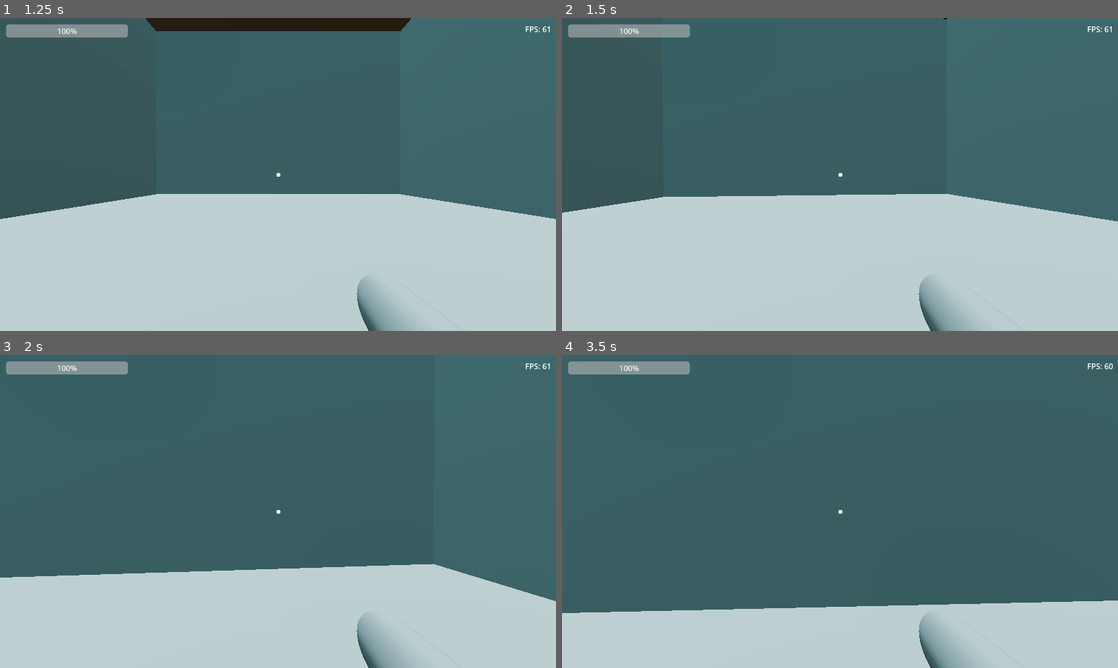
Above: before the commit, frames 1-4 (two rows, left to right).
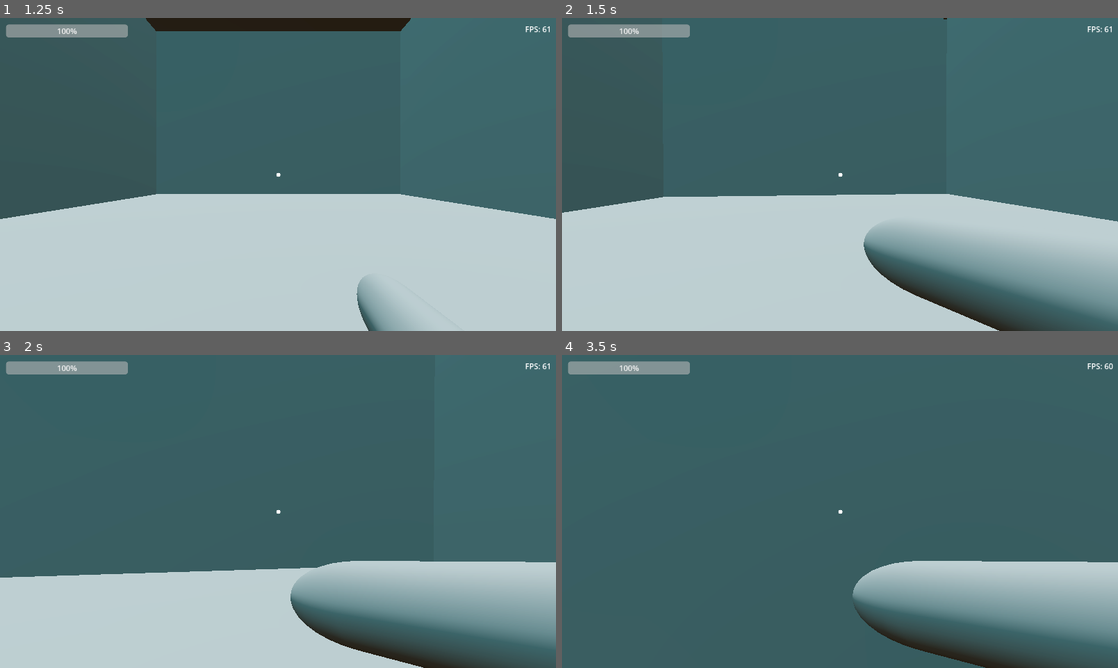
Above: after the commit, the same moments.

Repository: BingleyPro/time-drift
Game: Godot game, scene res://scenes/mainMenu.tscn
The game is run twice, just before and just after one commit, with the same random seed, the same clock (stepped at 60 frames per second) and the same inputs.
Inputs (mouse positions are in pixels of both pictures, inside the frame that each line leads up to):
- Up to frame 1 (1.25 s): click (278, 171) at 0.5 s
- Up to frame 2 (1.5 s): tap Enter at 1.25 s; move the mouse to (867, 174) at 1.27 s; hold W (up) from 1.28 s (still down); hold T (switch_timeline) from 1.28 s (still down); click (867, 174) at 1.42 s
- Up to frame 3 (2 s): keep holding W (up); keep holding T (switch_timeline); tap Space (jump) at 1.52 s
- Up to frame 4 (3.5 s): keep holding W (up); move the mouse to (812, 511) at 2.02 s; release T (switch_timeline) at 2.03 s; tap C (crouch) at 2.1 s; click (812, 511) at 2.17 s; tap Space (jump) at 2.27 s; tap T (switch_timeline) at 2.3 s; move the mouse to (851, 505) at 2.77 s; hold T (switch_timeline) from 2.78 s (still down); tap E (interact) at 2.85 s; click (851, 505) at 2.92 s

Frame 1 is identical in both runs. In frame 2, 11% of the frame differs, in the area x 54-100%, y 66-100%; in frame 3, 13%; in frame 4, 26%, in the area x 0-100%, y 65-100%.

Commit message:
added animation when press 't' to change timeline

Diff:
--- a/levels/level_1.tscn
+++ b/levels/level_1.tscn
@@ -98,8 +98,7 @@
 light_energy = 1.15
 shadow_enabled = true
 
-[node name="Player" parent="." node_paths=PackedStringArray("timeline_manager") instance=ExtResource("1_awnm3")]
-timeline_manager = NodePath("../TimelineManager")
+[node name="Player" parent="." instance=ExtResource("1_awnm3")]
 
 [node name="HUD" parent="." instance=ExtResource("1_1o0q2")]
 
--- a/scenes/player.gd
+++ b/scenes/player.gd
@@ -8,17 +8,19 @@
 }
 var hud: Node = null
 
-@export var timeline_manager: Node
-
 # All of the actually important stuff
 @onready var head := $head
 @onready var plrGUI := $PlayerGUI
 @onready var InteractRaycast := $head/RayCast3D
 @onready var camera := $head/Camera3D
 @onready var animator := $AnimationPlayer
+@onready var timeline_manager := get_parent().get_node("TimelineManager")
 var currentBody : Interactible3D = null
 var currentState : CharacterState = CharacterState.WALKING
 @onready var SPEED = DEFAULT_SPEED # DEFAULT_SPEED doesn't load until _ready(), so we have to use @onready (you could also just move SPEED a bit to the bottom)
+
+var is_arm_up = false
+var selecting_timeline = false
 
 # Options
 @export var DEFAULT_SPEED := 3
@@ -111,6 +113,28 @@
 		mouseInput.y += event.relative.y
 		self.rotation_degrees.y -= mouseInput.x * mouse_sensitivity
 		head.rotation_degrees.x -= mouseInput.y * mouse_sensitivity
+
+	if event is InputEventKey:
+		if event.pressed and event.keycode == Key.KEY_T:
+			if not is_arm_up:
+				animator.play("arm")
+				is_arm_up = true
+				selecting_timeline = true
+			else:
+				animator.play_backwards("arm")
+				is_arm_up = false
+				selecting_timeline = false
+	elif selecting_timeline and event is InputEventMouseButton:
+		if event.button_index == MOUSE_BUTTON_WHEEL_UP and event.pressed:
+			timeline_manager.next_timeline()
+		elif event.button_index == MOUSE_BUTTON_WHEEL_DOWN and event.pressed:
+			timeline_manager.previous_timeline()
+	elif selecting_timeline and event is InputEventMouseButton and event.button_index == MOUSE_BUTTON_LEFT and event.pressed:
+		timeline_manager.select_current_timeline()
+		animator.play_backwards("arm")
+		is_arm_up = false
+		selecting_timeline = false
+		Input.set_mouse_mode(Input.MOUSE_MODE_CAPTURED)
 
 #endregion
 
--- a/scenes/player.tscn
+++ b/scenes/player.tscn
@@ -38,6 +38,30 @@
 "points": PackedFloat32Array(75, -0.25, 0, 0.25, 0),
 "times": PackedFloat32Array(0)
 }
+tracks/3/type = "value"
+tracks/3/imported = false
+tracks/3/enabled = true
+tracks/3/path = NodePath("head/arm:position")
+tracks/3/interp = 1
+tracks/3/loop_wrap = true
+tracks/3/keys = {
+"times": PackedFloat32Array(0),
+"transitions": PackedFloat32Array(1),
+"update": 0,
+"values": [Vector3(0.153604, -0.182389, -0.168578)]
+}
+tracks/4/type = "value"
+tracks/4/imported = false
+tracks/4/enabled = true
+tracks/4/path = NodePath("head/arm:rotation")
+tracks/4/interp = 1
+tracks/4/loop_wrap = true
+tracks/4/keys = {
+"times": PackedFloat32Array(0),
+"transitions": PackedFloat32Array(1),
+"update": 0,
+"values": [Vector3(-1.70581, 0, 0)]
+}
 
 [sub_resource type="Animation" id="Animation_nuoua"]
 resource_name = "crouch"
@@ -72,13 +96,38 @@
 "times": PackedFloat32Array(0, 0.5)
 }
 
-[sub_resource type="Animation" id="Animation_w0me1"]
-resource_name = "arm time"
+[sub_resource type="Animation" id="Animation_v5hns"]
+resource_name = "arm"
+length = 0.25
+tracks/0/type = "value"
+tracks/0/imported = false
+tracks/0/enabled = true
+tracks/0/path = NodePath("head/arm:position")
+tracks/0/interp = 1
+tracks/0/loop_wrap = true
+tracks/0/keys = {
+"times": PackedFloat32Array(0, 0.1),
+"transitions": PackedFloat32Array(1, 1),
+"update": 0,
+"values": [Vector3(0.153604, -0.182389, -0.168578), Vector3(0.154, -0.102, -0.169)]
+}
+tracks/1/type = "value"
+tracks/1/imported = false
+tracks/1/enabled = true
+tracks/1/path = NodePath("head/arm:rotation")
+tracks/1/interp = 1
+tracks/1/loop_wrap = true
+tracks/1/keys = {
+"times": PackedFloat32Array(0, 0.233333),
+"transitions": PackedFloat32Array(1, 1),
+"update": 0,
+"values": [Vector3(-1.70581, 0, 0), Vector3(-1.43578, -2.13101, 3.14159)]
+}
 
 [sub_resource type="AnimationLibrary" id="AnimationLibrary_auuwx"]
 _data = {
 "RESET": SubResource("Animation_fnymu"),
-"arm time": SubResource("Animation_w0me1"),
+"arm": SubResource("Animation_v5hns"),
 "crouch": SubResource("Animation_nuoua"),
 "sprint": SubResource("Animation_px50k")
 }
--- a/scripts/timeline_manager.gd
+++ b/scripts/timeline_manager.gd
@@ -41,3 +41,28 @@
 	if event.is_action_pressed("switch_timeline"):
 		var new_index = (current_timeline_index + 1) % timeline_layers.size()
 		switch_timeline(new_index)
+
+var selected_timeline = 0
+
+func next_timeline():
+	selected_timeline = (selected_timeline + 1) % timeline_layers.size()
+	highlight_timeline(selected_timeline)
+
+func previous_timeline():
+	selected_timeline = (selected_timeline - 1 + timeline_layers.size()) % timeline_layers.size()
+	highlight_timeline(selected_timeline)
+
+func select_current_timeline():
+	switch_timeline(selected_timeline)
+	change_scene(timeline_layers[selected_timeline])
+
+func highlight_timeline(_index: int):
+	# Implement visual feedback for the selected timeline
+	pass
+
+func change_scene(timeline: Node3D):
+	# Change to the selected timeline's scene
+	var scene_path = timeline.get("scene_path")
+	var new_scene = load(scene_path)
+	if new_scene:
+		get_tree().change_scene_to(new_scene)
